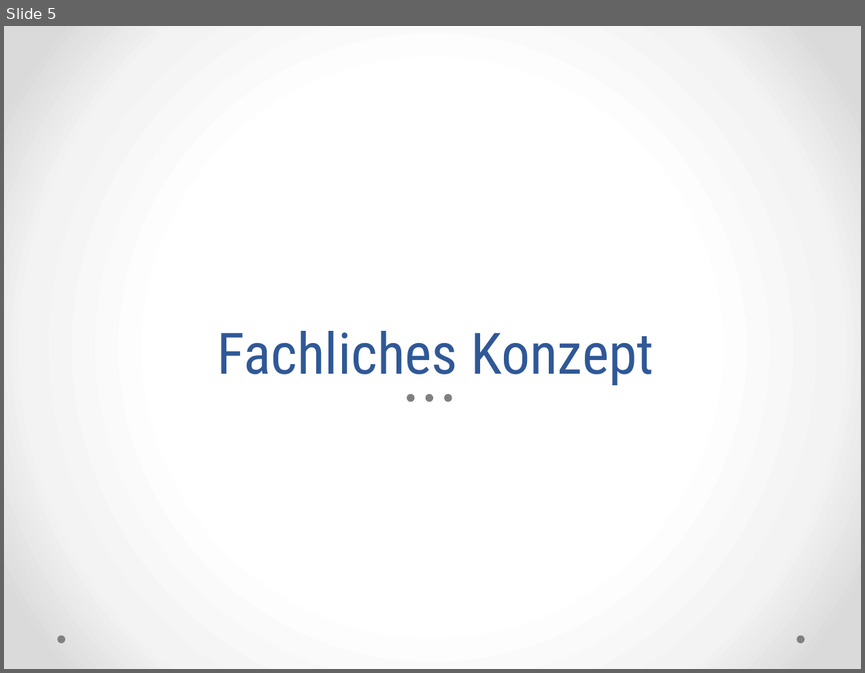
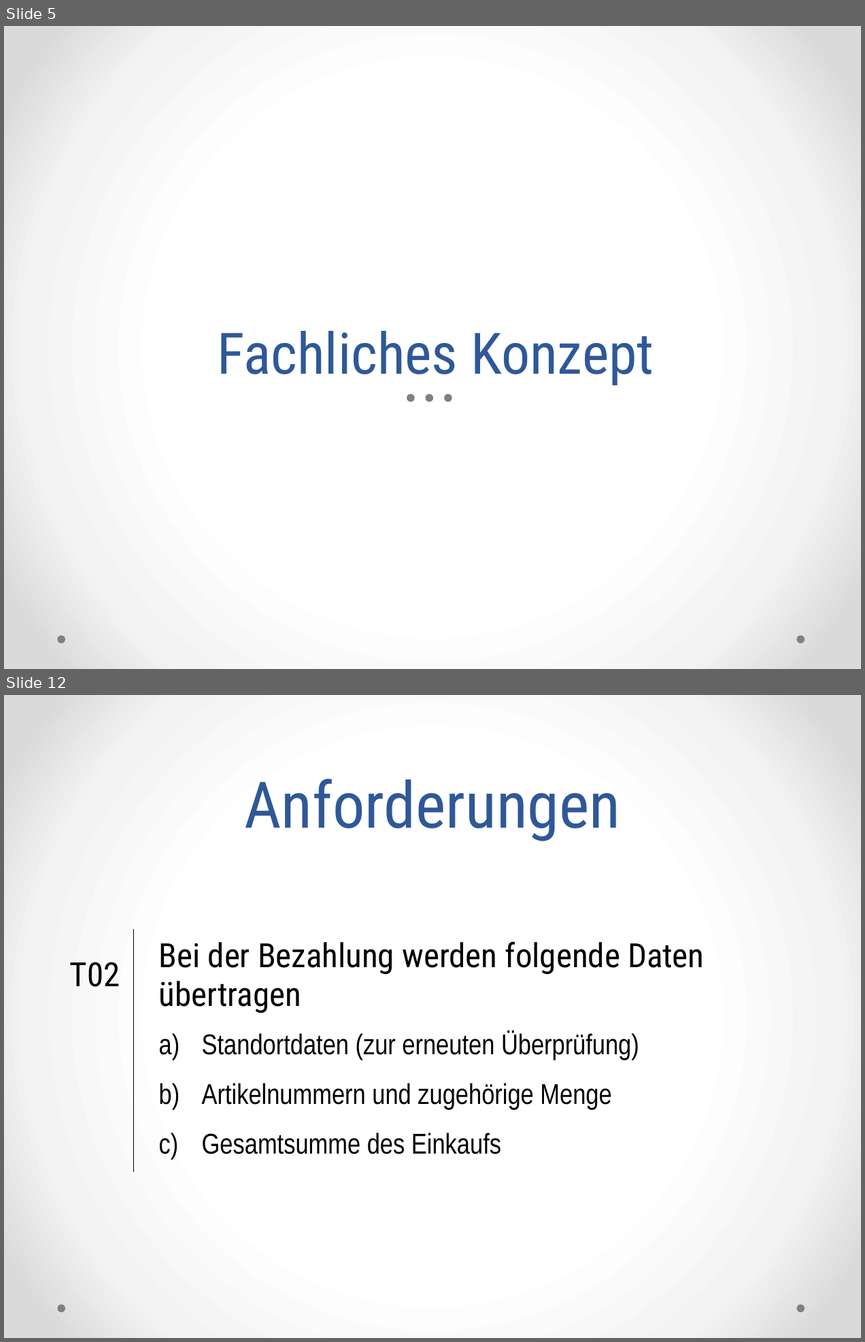
Before and after one commit to ss-proto/PA2, a slide deck: presentation/ss-proto.pptx. Shown one above the other, each under a label of ours: slide 5 before the commit, slides 5 and 12 after it; the slides between them are not shown. The pictures are 865x673 and 865x1342 pixels, drawn with LibreOffice and Linux fonts; fonts in the diff are those of the drawing. Boxes give left, top, right and bottom in pixels: in the first picture for what was removed or moved away, otherwise in the second. Text is boxed around its words. In the diff, an @@ line names an element or a change of style, - is before the commit and + after.

```diff
--- a/presentation/ss-proto.pptx
+++ b/presentation/ss-proto.pptx
@@ slide 12 added at bbox=[4, 695, 861, 1338], background gradient #FFFFFF to #F4F4F4 to #DADADA; not listed: 2 template elements that a slide beside it also shows @@
@@ title added at bbox=[244, 779, 620, 841], 54 pt, text #2F5897 @@
+Anforderungen
@@ table added at bbox=[61, 929, 797, 1172], 4 rows, 2 columns @@
+T02 | Bei der Bezahlung werden folgende Daten übertragen
+ | Standortdaten (zur erneuten Überprüfung)
+ | Artikelnummern und zugehörige Menge
+ | Gesamtsumme des Einkaufs
```
Also in this commit, not shown: 4 slides changed, 29 other slides added, 5 other files.
